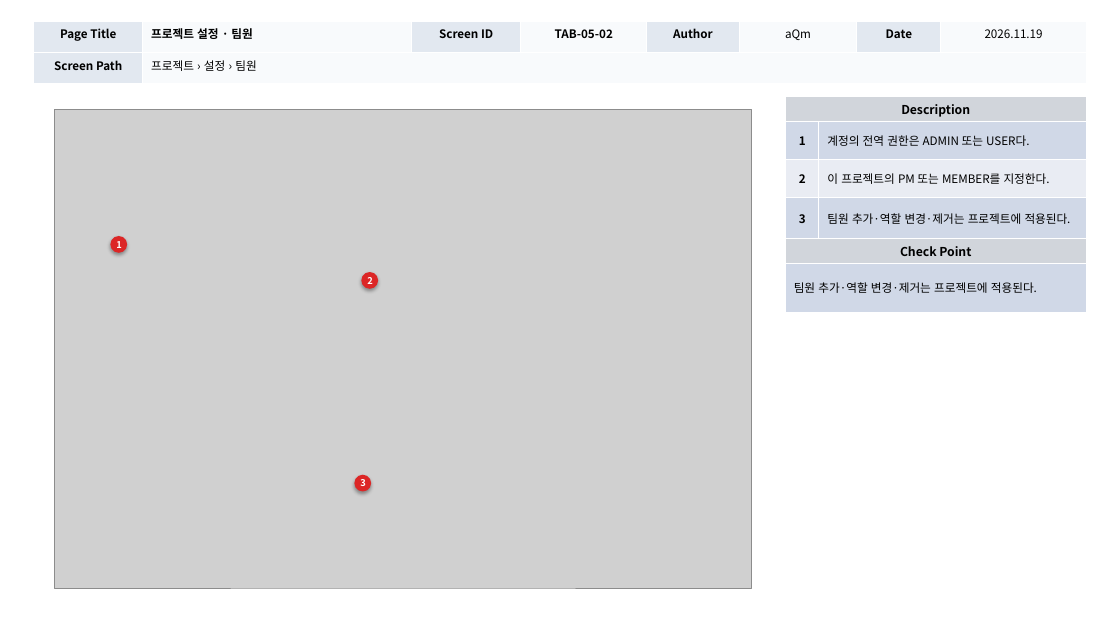
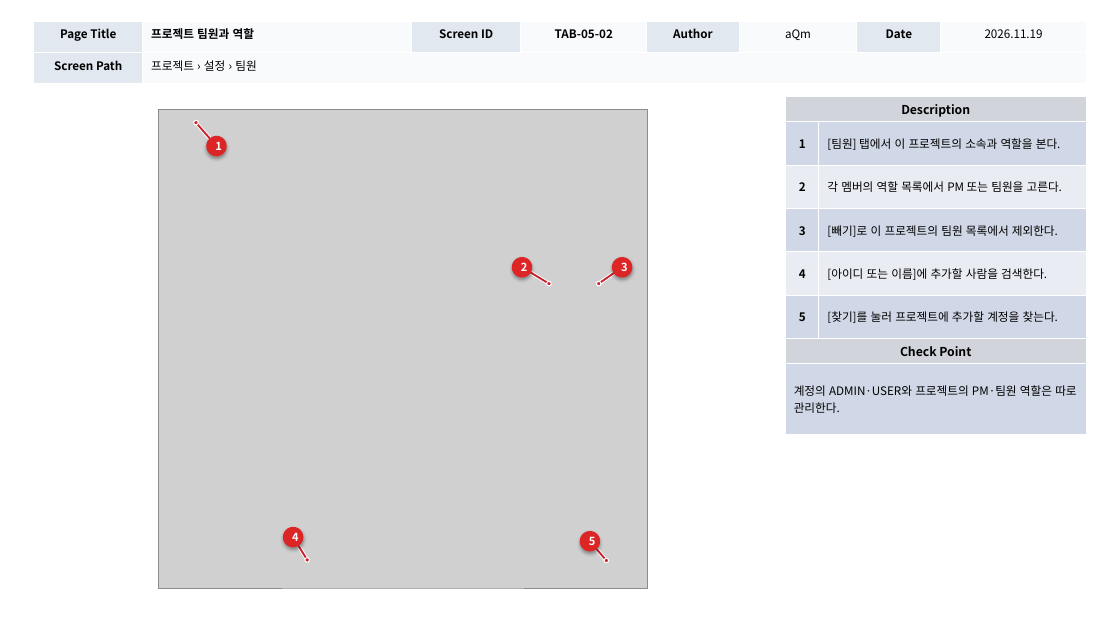
Before and after one commit to digitalist-corp/AI-TestOps, a slide deck: slide 38 of docs/aQm-산출물/AI-TestOps_UI설계서_(v1.0)_20261119.pptx (slide 25 before the commit). Drawn at 1120x630 pixels with LibreOffice and Linux fonts; fonts in the diff are those of the drawing; grey boxes stand for pictures. Boxes give left, top, right and bottom in pixels: in the first picture for what was removed or moved away, otherwise in the second. Text is boxed around its words. In the diff, an @@ line names an element or a change of style, - is before the commit and + after.

```diff
--- a/docs/aQm-산출물/AI-TestOps_UI설계서_(v1.0)_20261119.pptx
+++ b/docs/aQm-산출물/AI-TestOps_UI설계서_(v1.0)_20261119.pptx
@@ table at box(34, 21, 1086, 84) @@
-row 1, column 2: 프로젝트 설정 · 팀원
+row 1, column 2: 프로젝트 팀원과 역할
@@ picture: place and size @@
-picture at box(55, 109, 752, 588)
+picture at box(159, 109, 649, 588)
@@ table removed at box(786, 97, 1086, 310), 6 rows, 2 columns @@
-Description | 
-1 | 계정의 전역 권한은 ADMIN 또는 USER다.
-2 | 이 프로젝트의 PM 또는 MEMBER를 지정한다.
-3 | 팀원 추가·역할 변경·제거는 프로젝트에 적용된다.
-Check Point | 
-팀원 추가·역할 변경·제거는 프로젝트에 적용된다. | 
@@ table added at box(786, 97, 1086, 434), 8 rows, 2 columns @@
+Description | 
+1 | [팀원] 탭에서 이 프로젝트의 소속과 역할을 본다.
+2 | 각 멤버의 역할 목록에서 PM 또는 팀원을 고른다.
+3 | [빼기]로 이 프로젝트의 팀원 목록에서 제외한다.
+4 | [아이디 또는 이름]에 추가할 사람을 검색한다.
+5 | [찾기]를 눌러 프로젝트에 추가할 계정을 찾는다.
+Check Point | 
+계정의 ADMIN·USER와 프로젝트의 PM·팀원 역할은 따로 관리한다. | 
@@ ellipse added at box(194, 120, 198, 124), fill #CC202C, outline #FFFFFF 0.91 pt @@
@@ line added from (196, 123) to (211, 139), #FFFFFF 3.19 pt @@
@@ line added from (196, 123) to (211, 139), #CC202C 1.6 pt @@
@@ ellipse "1": place and size @@
-ellipse "1" at box(110, 236, 127, 253)
+ellipse "1" at box(206, 136, 226, 156)
@@ ellipse "2": place and size @@
-ellipse "2" at box(361, 272, 378, 289)
+ellipse "2" at box(512, 257, 532, 277)
@@ size 8 to 9.5 pt in 3 elements at box(512, 257, 532, 277), box(206, 136, 226, 156), box(612, 257, 632, 277) @@
@@ ellipse "3": place and size @@
-ellipse "3" at box(355, 475, 371, 492)
+ellipse "3" at box(612, 257, 632, 277)
@@ line added from (530, 272) to (549, 284), #FFFFFF 3.19 pt @@
@@ line added from (530, 272) to (549, 284), #CC202C 1.6 pt @@
@@ ellipse added at box(547, 281, 551, 286), fill #CC202C, outline #FFFFFF 0.91 pt @@
@@ ellipse added at box(597, 281, 601, 286), fill #CC202C, outline #FFFFFF 0.91 pt @@
@@ line added from (599, 284) to (615, 272), #FFFFFF 3.19 pt @@
@@ line added from (599, 284) to (615, 272), #CC202C 1.6 pt @@
@@ ellipse added at box(283, 527, 303, 547), fill #DC2626, 9.5 pt, text #FFFFFF, bold @@
+4
@@ ellipse added at box(580, 531, 600, 551), fill #DC2626, 9.5 pt, text #FFFFFF, bold @@
+5
@@ line added from (298, 545) to (308, 560), #FFFFFF 3.19 pt @@
@@ line added from (298, 545) to (308, 560), #CC202C 1.6 pt @@
@@ ellipse added at box(305, 558, 309, 562), fill #CC202C, outline #FFFFFF 0.91 pt @@
@@ line added from (596, 548) to (607, 560), #FFFFFF 3.19 pt @@
@@ line added from (596, 548) to (607, 560), #CC202C 1.6 pt @@
@@ ellipse added at box(604, 559, 608, 563), fill #CC202C, outline #FFFFFF 0.91 pt @@
```
Also in this commit, not shown: 24 other slides changed, 22 slides added, 8 slides removed.
